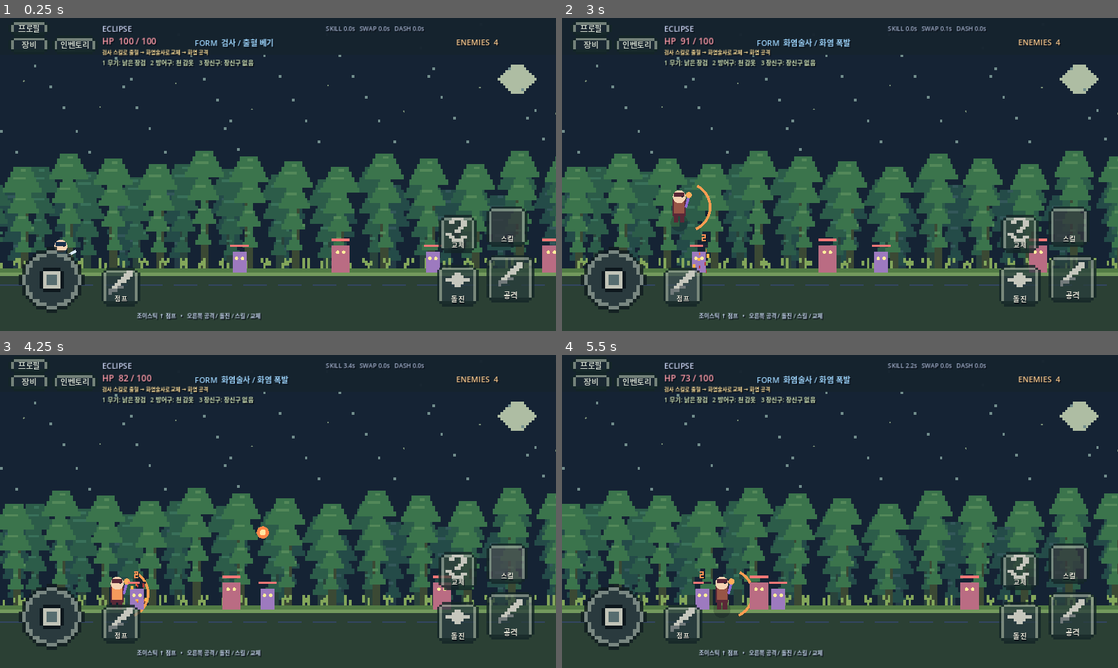
Above: before the commit, frames 1-4 (two rows, left to right).
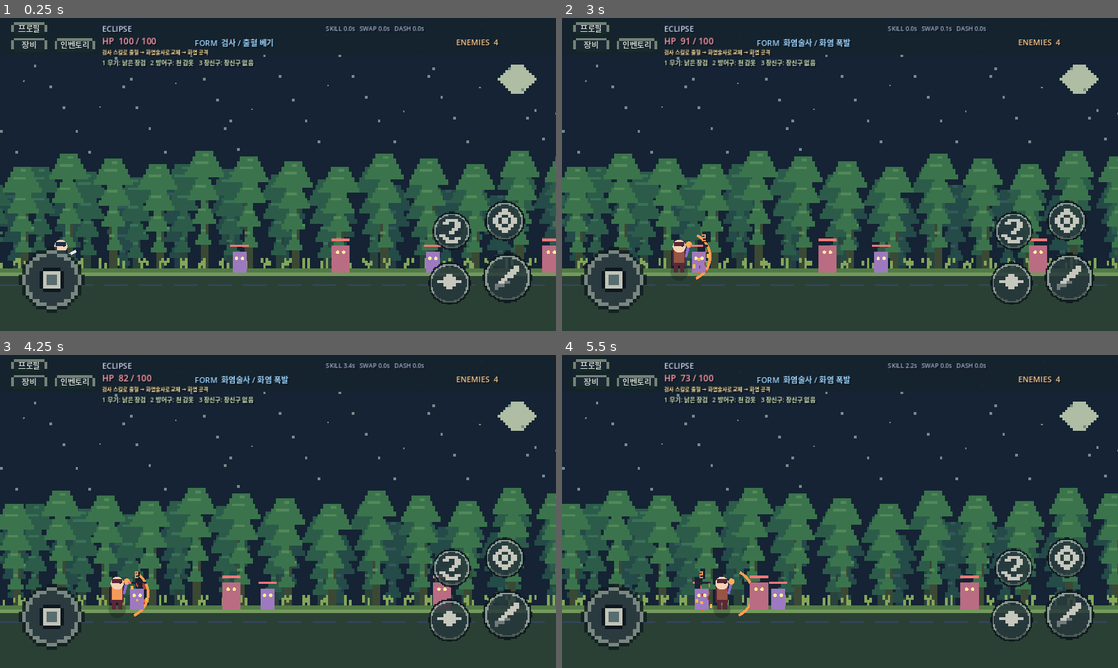
Above: after the commit, the same moments.

Repository: ogw07222-tech/eclipse
Game: Godot game, scene res://scenes/main.tscn
Same seed, same stepped clock (60 frames per second), same inputs: the game is played once before the commit and once after it.
Inputs (mouse positions are in pixels of both pictures, inside the frame that each line leads up to):
- Up to frame 1 (0.25 s): no input
- Up to frame 2 (3 s): click (1073, 277) at 0.5 s, where only the run before the commit has a clickable "공격"; click (1017, 287) at 1.25 s, where only the run before the commit has a clickable "돌진"; click (1017, 233) at 2 s, where only the run before the commit has a clickable "교체"; click (684, 287) at 2.75 s, where only the run before the commit has a clickable "점프"
- Up to frame 3 (4.25 s): click (505, 564) at 3.5 s, where only the run before the commit has a clickable "스킬"
- Up to frame 4 (5.5 s): tap Enter at 4.25 s; drag from (612, 614) to (895, 442) at 4.27 s; drag from (728, 527) to (812, 574) at 5.02 s

The runs differ from the first frame. In frame 1, 2.9% of the frame differs, in the area x 18-97%, y 58-97%; in frame 2, 3.5%, in the area x 18-97%, y 53-97%; in frame 3, 3.2%; in frame 4, 2.9%.

Commit message:
feat: icon-only round combat buttons, remove jump button, keep joystick-up jump

Diff:
--- a/scripts/game.gd
+++ b/scripts/game.gd
@@ -243,8 +243,6 @@
 	inventory_button.pressed.connect(_toggle_inventory)
 	PixelTheme.button(inventory_button)
 	hud.add_child(inventory_button)
-	var controls := _label("조이스틱 ↑ 점프   •   오른쪽 공격 / 돌진 / 스킬 / 교체", Vector2(315, 674), 13, Color("c7d7ee"))
-	hud.add_child(controls)
 	overlay = ColorRect.new()
 	overlay.color = Color("#111a28", 0.94)
 	overlay.position = Vector2(0, 0)
@@ -298,12 +296,12 @@
 	joystick.size = Vector2(160, 160)
 	joystick.direction_changed.connect(_on_joystick)
 	mobile_controls.add_child(joystick)
-	_touch_action("공격", "attack", Vector2(1120, 545), Vector2(110, 110))
-	_touch_action("돌진", "dash", Vector2(1006, 568), Vector2(96, 96))
-	_touch_action("교체", "swap", Vector2(1010, 453), Vector2(88, 88))
-	_touch_action("점프", "jump", Vector2(233, 574), Vector2(90, 90))
-	# Existing skill logic remains; this placeholder is intentionally labeled.
-	_touch_action("스킬", "skill", Vector2(1120, 433), Vector2(94, 94))
+	_touch_action("공격", "attack", Vector2(1110, 540), Vector2(116, 116))
+	_touch_action("돌진", "dash", Vector2(985, 560), Vector2(100, 100))
+	_touch_action("교체", "swap", Vector2(995, 445), Vector2(90, 90))
+	# Jump is triggered by pushing the left joystick upward; no separate jump button.
+	# Keep the existing skill behavior, only switch its placeholder button to icon-only.
+	_touch_action("스킬", "skill", Vector2(1115, 420), Vector2(94, 94))
 
 func _touch_action(caption: String, action: String, xy: Vector2, dimensions: Vector2) -> void:
 	var button := Button.new()
@@ -311,29 +309,16 @@
 	button.tooltip_text = caption
 	button.position = xy
 	button.size = dimensions
-	PixelTheme.button(button, action)
+	PixelTheme.action_button(button)
 	button.button_down.connect(_on_touch_action.bind(action, true))
 	button.button_up.connect(_on_touch_action.bind(action, false))
 	mobile_controls.add_child(button)
-	if action != "skill":
-		var icon_node: Control = PixelIcon.new()
-		icon_node.action = action
-		icon_node.position = Vector2(0, -10)
-		icon_node.size = dimensions
-		button.add_child(icon_node)
-	var caption_node := Label.new()
-	caption_node.text = caption
-	caption_node.horizontal_alignment = HORIZONTAL_ALIGNMENT_CENTER
-	caption_node.vertical_alignment = VERTICAL_ALIGNMENT_CENTER
-	caption_node.position = Vector2(4, dimensions.y - 31)
-	caption_node.size = Vector2(dimensions.x - 8, 24)
-	caption_node.add_theme_font_size_override("font_size", 17 if dimensions.x >= 95 else 15)
-	caption_node.add_theme_color_override("font_color", Color("#e8e6d7"))
-	caption_node.add_theme_color_override("font_shadow_color", Color("#0c151b"))
-	caption_node.add_theme_constant_override("shadow_offset_x", 1)
-	caption_node.add_theme_constant_override("shadow_offset_y", 2)
-	caption_node.mouse_filter = Control.MOUSE_FILTER_IGNORE
-	button.add_child(caption_node)
+	var icon_node: Control = PixelIcon.new()
+	icon_node.action = action
+	icon_node.position = Vector2.ZERO
+	icon_node.size = dimensions
+	icon_node.mouse_filter = Control.MOUSE_FILTER_IGNORE
+	button.add_child(icon_node)
 	touch_buttons.append(button)
 
 func _on_joystick(horizontal: float, jump_held: bool) -> void:
